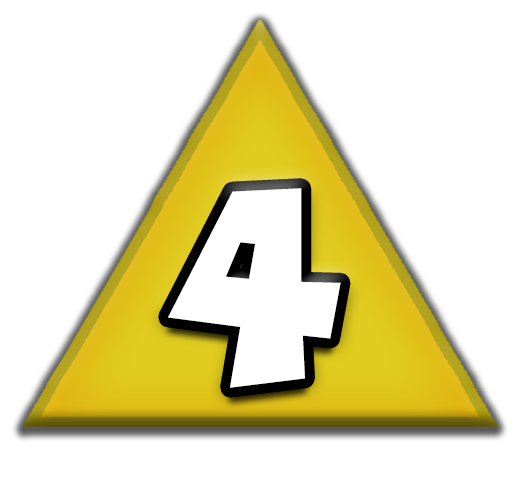
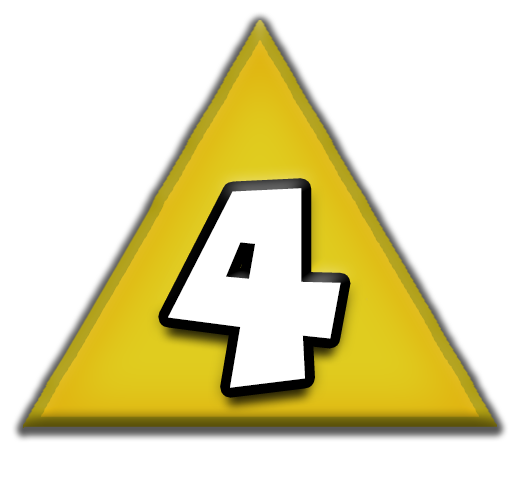
Layers edited between the first and the second 520 × 500 image:
pixels changed over [158, 204, 351, 414] (layer not identified)
